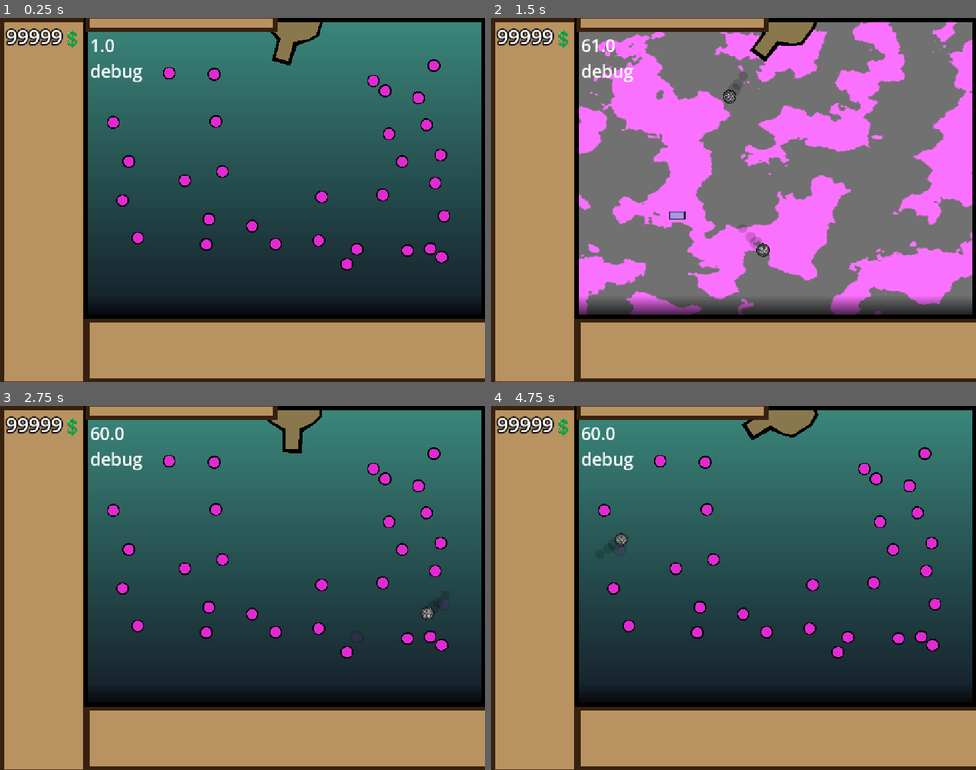
Above: before the commit, frames 1-4 (two rows, left to right).
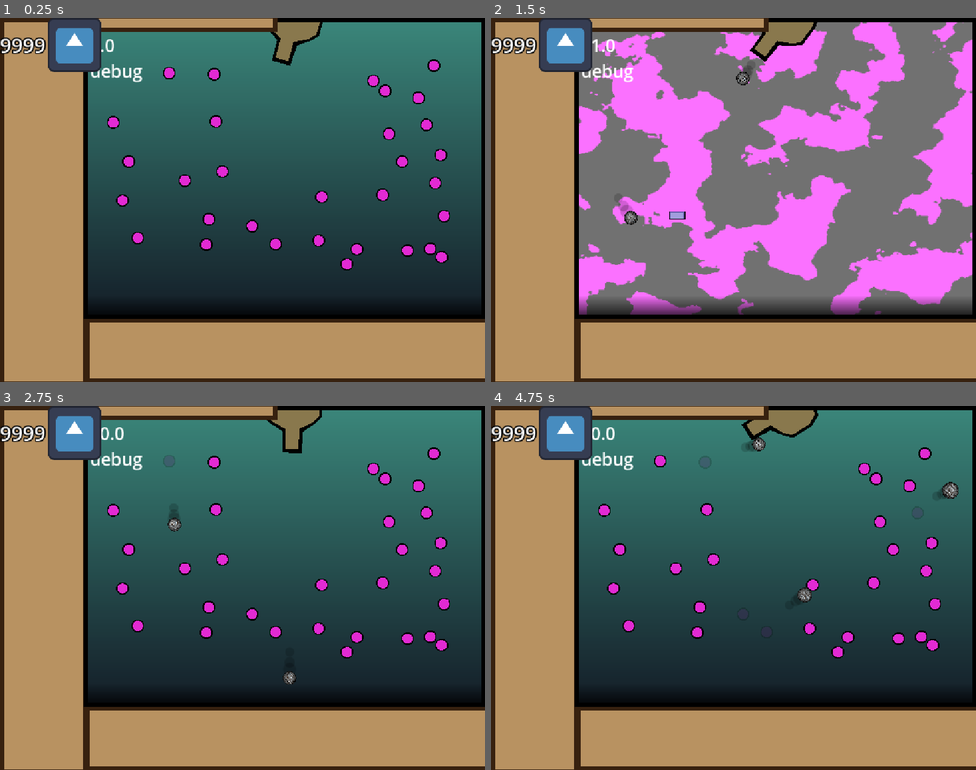
Above: after the commit, the same moments.

Repository: AugustTaub/plonki-deluxe
Game: Godot game, scene res://scenes/main.tscn
The game is run twice, just before and just after one commit, with the same random seed, the same clock (stepped at 60 frames per second) and the same inputs. The engine's default icon, where the game draws it, is replaced by a stand-in: a white triangle on a blue panel in a dark square.
Inputs (mouse positions are in pixels of both pictures, inside the frame that each line leads up to):
- Up to frame 1 (0.25 s): no input
- Up to frame 2 (1.5 s): tap Enter (ui_accept) at 0.5, 0.77 s; move the mouse to (617, 58) at 0.52 s; click (617, 58) at 0.6 s; move the mouse to (636, 218) at 1.27 s; click (636, 218) at 1.35 s
- Up to frame 3 (2.75 s): tap Enter (ui_accept) at 1.52 s; move the mouse to (291, 507) at 2.02 s; click (291, 507) at 2.1 s
- Up to frame 4 (4.75 s): move the mouse to (709, 660) at 2.77 s; click (709, 660) at 2.85 s; tap Enter (ui_accept) at 3.02, 3.77, 4.52 s; move the mouse to (879, 642) at 3.52 s; click (879, 642) at 3.6 s; move the mouse to (588, 533) at 4.27 s; click (588, 533) at 4.35 s

The runs differ from the first frame. In frame 1, 2.2% of the frame differs, in the area x 0-21%, y 0-15%; in frame 2, 2.7%; in frame 3, 2.6%; in frame 4, 3.0%, in the area x 0-97%, y 0-64%.

Commit message:
bounce anim

Diff:
--- a/scenes/destructible_peg_rect.tscn
+++ b/scenes/destructible_peg_rect.tscn
@@ -4,19 +4,16 @@
 [ext_resource type="Texture2D" uid="uid://cvqhgtudil8lp" path="res://2D/godot_gen_textures/alive_rect_peg.tres" id="2_e6lef"]
 [ext_resource type="Texture2D" uid="uid://com7mgsdnhi3g" path="res://2D/godot_gen_textures/dead_rect_peg.tres" id="3_qnma7"]
 
-[sub_resource type="RectangleShape2D" id="RectangleShape2D_1f7cw"]
-size = Vector2(40, 20)
-
 [node name="Node2D" type="Area2D" unique_id=1423066092 node_paths=PackedStringArray("peg_sprite", "peg_coll_shape")]
 script = ExtResource("1_1f7cw")
 peg_sprite = NodePath("Polygon2D2")
-peg_coll_shape = NodePath("CollisionShape2D")
+peg_coll_shape = NodePath("CollisionPolygon2D")
 preloaded_alive_tex = ExtResource("2_e6lef")
 preloaded_dead_tex = ExtResource("3_qnma7")
 metadata/_custom_type_script = "uid://dlyva8iecj0md"
 
-[node name="CollisionShape2D" type="CollisionShape2D" parent="." unique_id=614623303]
-shape = SubResource("RectangleShape2D_1f7cw")
+[node name="CollisionPolygon2D" type="CollisionPolygon2D" parent="." unique_id=400368116]
+polygon = PackedVector2Array(-20, -8, -20, 8, -17.858822, 9.999999, 17.634506, 9.999999, 20.000004, 7.572444, 20, -8, 17.553288, -10, -18, -10)
 
 [node name="Polygon2D2" type="Polygon2D" parent="." unique_id=1041700422]
 texture = ExtResource("2_e6lef")
--- a/scenes/main.tscn
+++ b/scenes/main.tscn
@@ -2,6 +2,7 @@
 
 [ext_resource type="Script" uid="uid://c6il25nb4y2ql" path="res://scripts/level_control.gd" id="1_sugp2"]
 [ext_resource type="Script" uid="uid://cv54s4540rxoq" path="res://scripts/debug_text.gd" id="2_0wfyh"]
+[ext_resource type="Texture2D" uid="uid://bp7jixmnjx2gu" path="res://2D/images/icon.svg" id="4_a8y0u"]
 [ext_resource type="Theme" uid="uid://bw5xudpofvg28" path="res://2D/themes/main_ui.tres" id="4_tefeu"]
 [ext_resource type="PackedScene" uid="uid://dcmaqt0frjic" path="res://scenes/ball_cannon.tscn" id="5_tbgi4"]
 [ext_resource type="PackedScene" uid="uid://brln3uw4rbarc" path="res://scenes/stages/stage_0.tscn" id="5_trceg"]
@@ -115,16 +116,26 @@
 offset_bottom = 33.0
 theme = ExtResource("4_tefeu")
 
-[node name="money" type="RichTextLabel" parent="CanvasLayer" unique_id=1886729685]
-offset_left = 12.0
-offset_top = 7.0
-offset_right = 197.0
-offset_bottom = 80.0
+[node name="HBoxContainer" type="HBoxContainer" parent="CanvasLayer" unique_id=1865144233]
+offset_right = 40.0
+offset_bottom = 40.0
+alignment = 1
+
+[node name="money" type="RichTextLabel" parent="CanvasLayer/HBoxContainer" unique_id=1886729685]
+custom_minimum_size = Vector2(109.75, 0)
+layout_mode = 2
 theme_override_constants/outline_size = 12
 theme_override_font_sizes/normal_font_size = 47
-text = "99999💲"
+text = "9999"
+fit_content = true
+scroll_active = false
 horizontal_alignment = 1
 vertical_alignment = 1
+
+[node name="TextureRect" type="TextureRect" parent="CanvasLayer/HBoxContainer" unique_id=426318906]
+layout_mode = 2
+texture = ExtResource("4_a8y0u")
+stretch_mode = 3
 
 [node name="Camera2D" type="Camera2D" parent="." unique_id=1171107608]
 position = Vector2(582, 430)
--- a/scenes/stages/stage_1.tscn
+++ b/scenes/stages/stage_1.tscn
@@ -27,7 +27,7 @@
 rotation = 0.00011190772
 
 [node name="Node2D5" parent="pegs" unique_id=598567506 instance=ExtResource("2_cuow7")]
-position = Vector2(422, 356.00003)
+position = Vector2(422, 358.00003)
 rotation = 0.00011190772
 
 [node name="Node2D6" parent="pegs" unique_id=279739632 instance=ExtResource("2_cuow7")]
--- a/scripts/ball_cannon.gd
+++ b/scripts/ball_cannon.gd
@@ -1,7 +1,7 @@
 extends Node2D
 
 
-var start_speed: float = 1000
+var start_speed: float = 600
 
 @onready var ball_spawn_point: Node2D = $pivot/ball_spawn_point
 
--- a/scripts/global_scripts/ball_manager.gd
+++ b/scripts/global_scripts/ball_manager.gd
@@ -29,6 +29,7 @@
 	var visual_instance_id: int = -1
 	var roll_offset: Vector2 = Vector2.ZERO
 	var radius: float = 16
+	var vis_scale: float = 1.0
 
 ###
 var active_balls: Array[BallData] = []
@@ -90,8 +91,7 @@
 
 	var has_bounced_this_frame = false
 
-	# Apply Gravity
-	ball.vel.y += gravity * delta
+
 	var move_vec: Vector2 = ball.vel * delta
 
 	# Check Air Time
@@ -112,6 +112,8 @@
 			perform_collision(ball, coll_result)
 			# Recalculate move_vec for remaining bounces
 			move_vec = ball.vel * delta
+
+			bounce_anim(ball)
 		else:
 			break
 
@@ -129,9 +131,15 @@
 
 	ball.last_frame_pos = ball.pos
 
+
+
+
+	# Apply Gravity
+	ball.vel.y += gravity * delta
+
 	# DEBUG
 	#delta_timer += delta
-	#ball.radius = (sin(delta_timer)+2)*15
+	#ball.vis_scale = (sin(delta_timer)+2)
 
 	ball.roll_offset += ball.vel * delta * spin_sensitivity
 
@@ -273,7 +281,7 @@
 			return
 
 		# draw active ball
-		var trans = Transform2D(0, ball.pos)
+		var trans = Transform2D(0,ball.vis_scale*Vector2.ONE,0, ball.pos)
 		adjustable_ball_multimesh.multimesh.set_instance_transform_2d(multmesh_i, trans)
 
 		var custom_data = Color(ball.roll_offset.y, ball.roll_offset.x, ball.radius, 0.0)
@@ -294,3 +302,10 @@
 			adjustable_ball_multimesh.multimesh.set_instance_color(multmesh_i, Color.RED)
 		else:
 			adjustable_ball_multimesh.multimesh.set_instance_color(multmesh_i, Color.WHITE)
+
+
+func bounce_anim(anim_ball: BallData):
+	var tween = create_tween()
+	tween.tween_property(anim_ball,"vis_scale",0.8,0.06).set_trans(Tween.TRANS_BOUNCE)
+	tween.tween_property(anim_ball,"vis_scale",1.4,0.02).set_trans(Tween.TRANS_BOUNCE)
+	tween.tween_property(anim_ball,"vis_scale",1.0,0.05)
